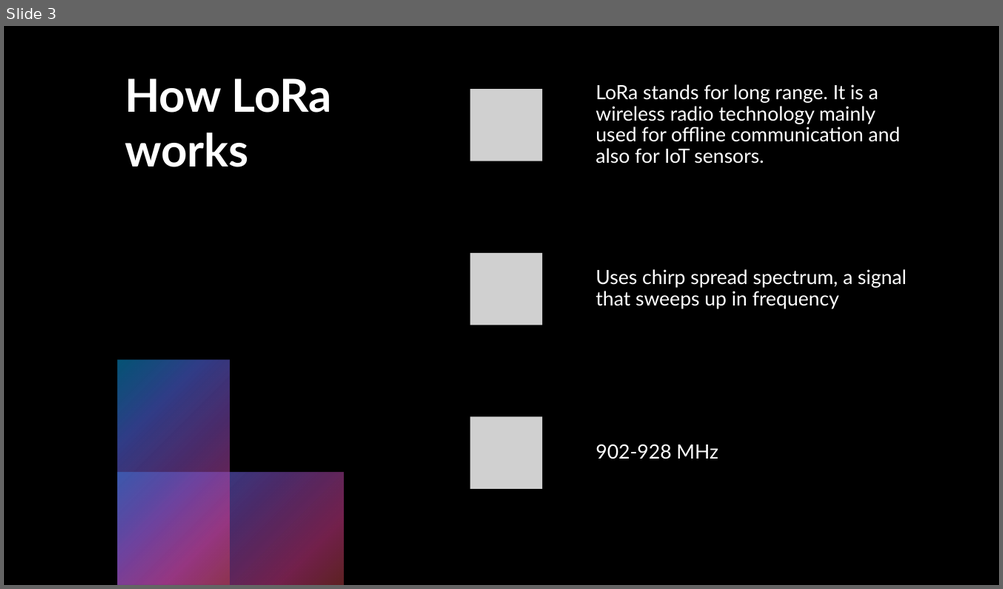
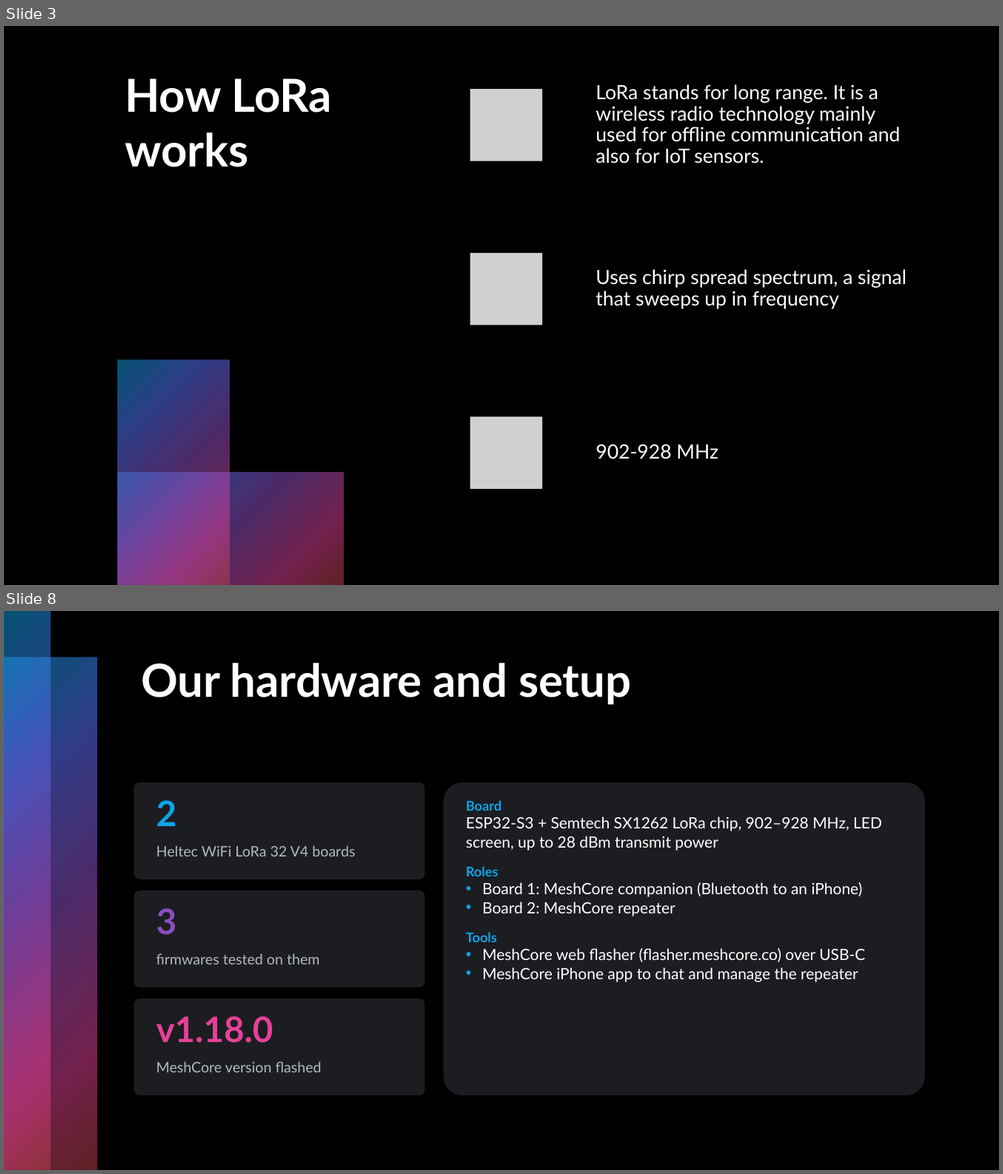
Before and after one commit to Wlszn/LoRaMesh, a slide deck: slides/LoRaPresentation.pptx. Shown one above the other, each under a label of ours: slide 3 before the commit, slides 3 and 8 after it; the slides between them are not shown. The pictures are 1003x589 and 1003x1174 pixels, drawn with LibreOffice and Linux fonts; fonts in the diff are those of the drawing; grey boxes stand for pictures. Boxes give left, top, right and bottom in pixels: in the first picture for what was removed or moved away, otherwise in the second. Text is boxed around its words. In the diff, an @@ line names an element or a change of style, - is before the commit and + after.

```diff
--- a/slides/LoRaPresentation.pptx
+++ b/slides/LoRaPresentation.pptx
@@ slide 8 added at (4, 611, 999, 1170), background #000000; not listed: 2 template elements that a slide beside it also shows @@
@@ title added at (141, 663, 631, 705), 44 pt, text #FFFFFF, bold @@
+Our hardware and setup
@@ rounded rectangle added at (134, 783, 425, 880), fill #1B1D21 @@
@@ rounded rectangle added at (444, 783, 925, 1096), fill #1B1D21 @@
@@ text added at (156, 800, 177, 826), 34 pt, text #0BA5E8, bold @@
+2
@@ text added at (466, 800, 882, 982), 15 pt, text #FFFFFF @@
+Board
+ESP32-S3 + Semtech SX1262 LoRa chip, 902–928 MHz, LED screen, up to 28 dBm transmit power
+Roles
+• Board 1: MeshCore companion (Bluetooth to an iPhone)
+• Board 2: MeshCore repeater
+Tools
+• MeshCore web flasher (flasher.meshcore.co) over USB-C
+• MeshCore iPhone app to chat and manage the repeater
@@ text added at (156, 846, 355, 857), 14 pt, text #B4B8BC @@
+Heltec WiFi LoRa 32 V4 boards
@@ rounded rectangle added at (134, 891, 425, 988), fill #1B1D21 @@
@@ text added at (156, 908, 177, 935), 34 pt, text #894EC0, bold @@
+3
@@ text added at (156, 954, 319, 965), 14 pt, text #B4B8BC @@
+firmwares tested on them
@@ rounded rectangle added at (134, 999, 425, 1096), fill #1B1D21 @@
@@ text added at (156, 1017, 273, 1043), 34 pt, text #E54196, bold @@
+v1.18.0
@@ text added at (156, 1062, 321, 1073), 14 pt, text #B4B8BC @@
+MeshCore version flashed
```
Also in this commit, not shown: 1 slide changed, 6 other slides added, 3 slides removed.
